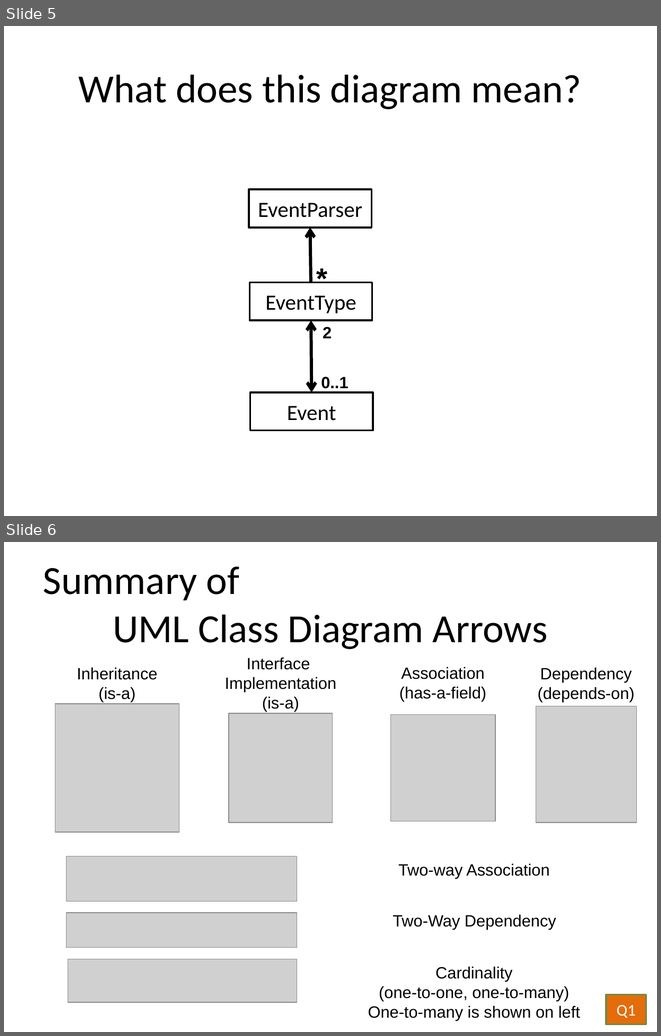
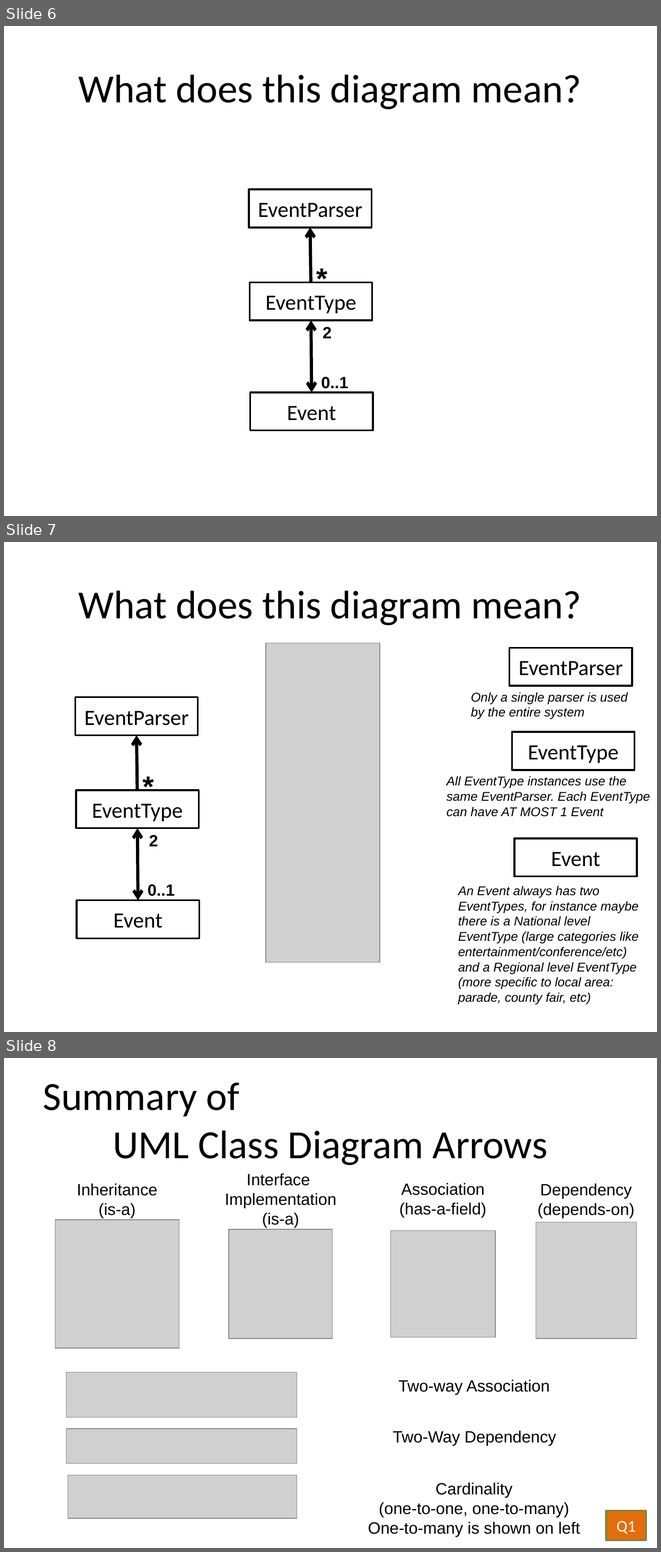
Before and after one commit to RHIT-CSSE/csse220, a slide deck: ClassMaterials/OOAndExceptions/Slides/OODFilesExceptions.pptx. Shown one above the other, each under a label of ours: slides 5 and 6 before the commit, slides 6, 7 and 8 after it. The pictures are 661x1036 and 661x1552 pixels, drawn with LibreOffice and Linux fonts; fonts in the diff are those of the drawing; grey boxes stand for pictures. Boxes give left, top, right and bottom in pixels: in the first picture for what was removed or moved away, otherwise in the second. Text is boxed around its words. In the diff, an @@ line names an element or a change of style, - is before the commit and + after.

```diff
--- a/ClassMaterials/OOAndExceptions/Slides/OODFilesExceptions.pptx
+++ b/ClassMaterials/OOAndExceptions/Slides/OODFilesExceptions.pptx
@@ slide 7 added at bbox=[4, 542, 657, 1032], background #FFFFFF @@
@@ text added at bbox=[78, 590, 582, 625], 44 pt, text #000000 @@
+What does this diagram mean?
@@ picture added at bbox=[266, 643, 379, 962] @@
@@ rectangle added at bbox=[510, 648, 632, 686], fill #FFFFFF, outline #000000 2 pt, 24 pt, text #000000 @@
+EventParser
@@ rectangle added at bbox=[75, 697, 198, 735], fill #FFFFFF, outline #000000 2 pt, 24 pt, text #000000 @@
+EventParser
@@ text added at bbox=[471, 692, 628, 719], 14 pt, text #000000, italic @@
+Only a single parser is used by the entire system
@@ rectangle added at bbox=[512, 732, 635, 770], fill #FFFFFF, outline #000000 2 pt, 24 pt, text #000000 @@
+EventType
@@ freeform shape added at bbox=[136, 735, 137, 790], outline #000000 3.49 pt @@
@@ text added at bbox=[136, 764, 160, 805], 32 pt, text #000000, bold @@
+*
@@ text added at bbox=[447, 776, 650, 817], 14 pt, text #000000, italic @@
+All EventType instances use the same EventParser. Each EventType can have AT MOST 1 Event
@@ rectangle added at bbox=[76, 790, 199, 828], fill #FFFFFF, outline #000000 2 pt, 24 pt, text #000000 @@
+EventType
@@ freeform shape added at bbox=[137, 828, 138, 900], outline #000000 3.49 pt @@
@@ text added at bbox=[149, 835, 158, 846], 18 pt, text #000000, bold @@
+2
@@ rectangle added at bbox=[514, 838, 637, 876], fill #FFFFFF, outline #000000 2 pt, 24 pt, text #000000 @@
+Event
@@ text added at bbox=[148, 884, 175, 896], 18 pt, text #000000, bold @@
+0..1
@@ text added at bbox=[458, 885, 639, 1004], 14 pt, text #000000, italic @@
+An Event always has two EventTypes, for instance maybe there is a National level EventType (large categories like entertainment/conference/etc) and a Regional level EventType (more specific to local area: parade, county fair, etc)
@@ rectangle added at bbox=[77, 900, 199, 938], fill #FFFFFF, outline #000000 2 pt, 24 pt, text #000000 @@
+Event
@@ what was slide 5 is now slide 6 @@
@@ what was slide 6 is now slide 8 @@
```
Also in this commit, not shown: 7 slides changed, 2 other slides added, 1 slide removed, 17 other files.
